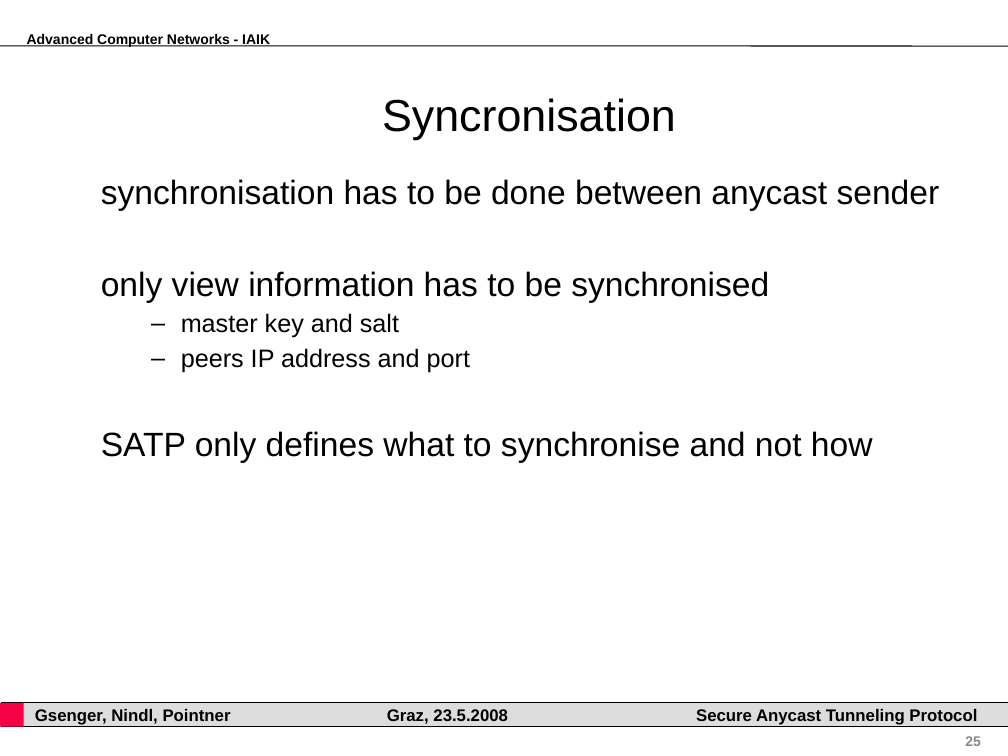
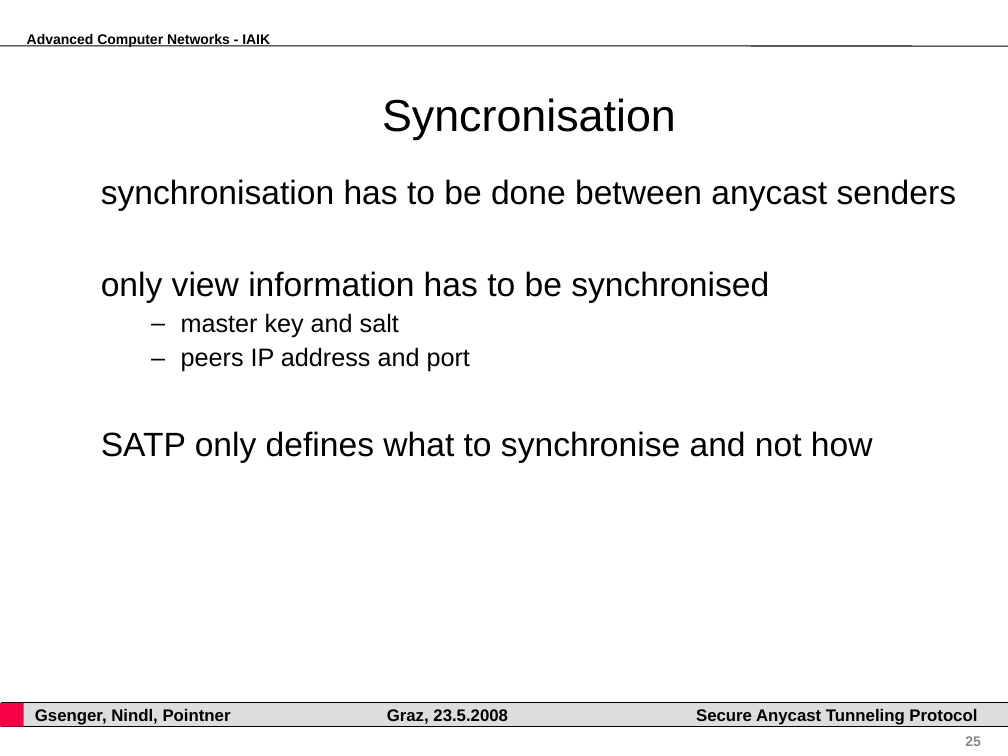
Before and after one commit to pyhedgehog/anytun, a slide deck: slide 25 of papers/acn.ppt. Drawn at 1008x756 pixels with LibreOffice and Linux fonts; fonts in the diff are those of the drawing; background and template pictures are left out. Boxes give left, top, right and bottom in pixels: in the first picture for what was removed or moved away, otherwise in the second. Text is boxed around its words. In the diff, an @@ line names an element or a change of style, - is before the commit and + after.

Commit message:
fixed some typo @ acn presention

```diff
--- a/papers/acn.ppt
+++ b/papers/acn.ppt
@@ text at [101, 179, 957, 211]: text changed @@
-synchronisation has to be done between anycast sender
+synchronisation has to be done between anycast senders
```
Also in this commit, not shown: 23 other slides changed.
